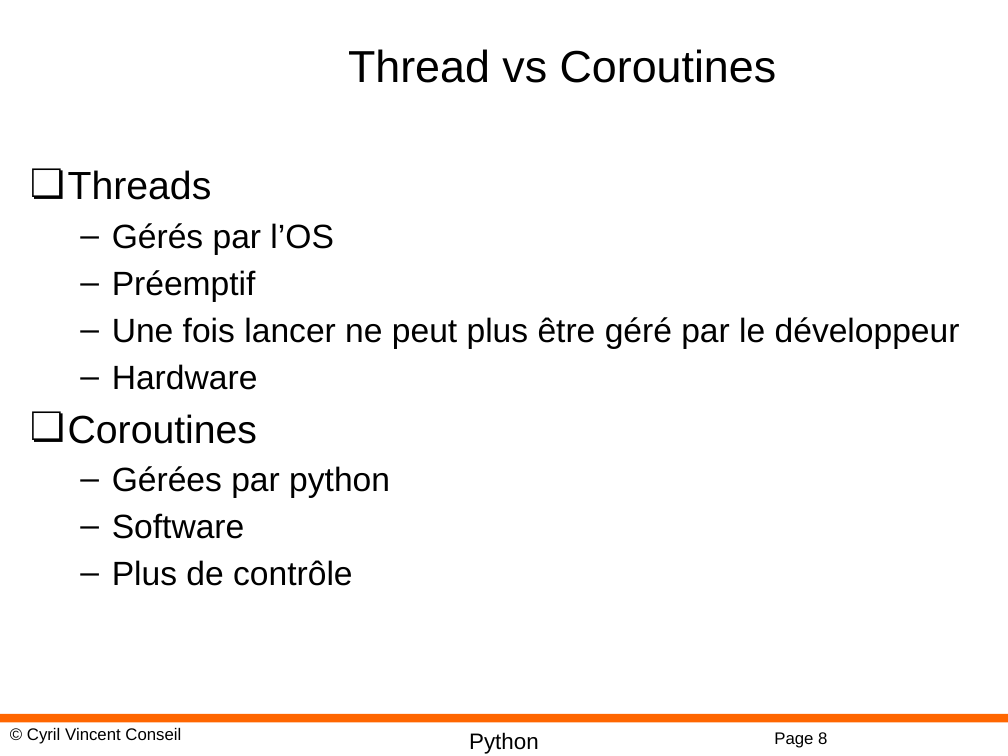
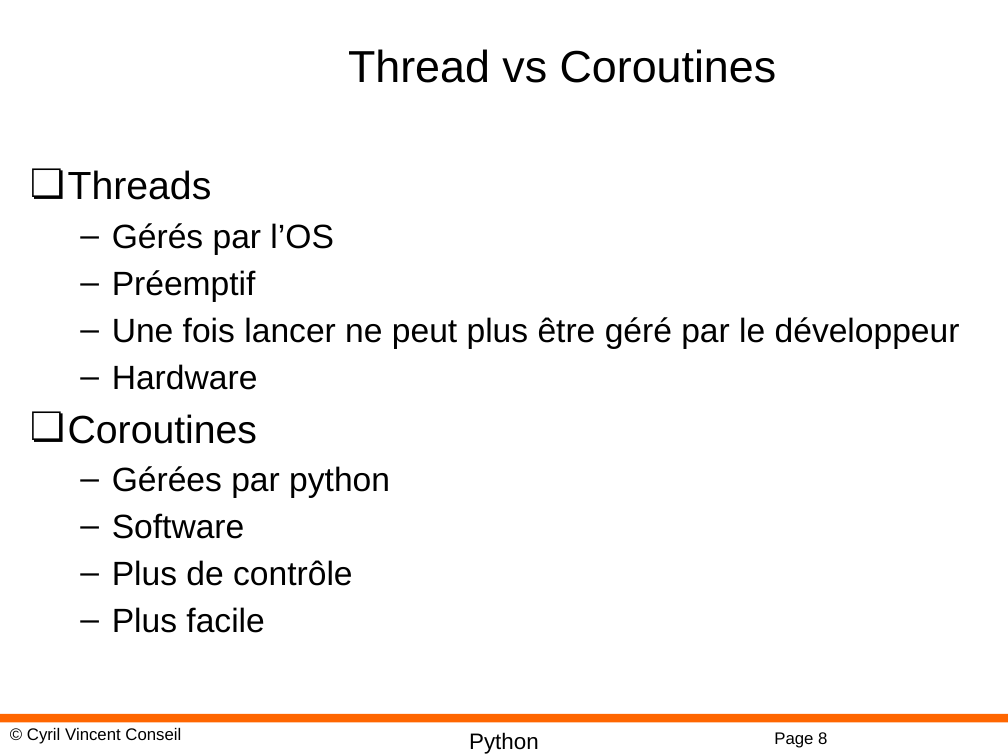
Before and after one commit to cyrilvincent/python, a slide deck: slide 8 of ppt/Python23-Async.pptx. Drawn at 1008x756 pixels with LibreOffice and Linux fonts; fonts in the diff are those of the drawing; background and template pictures are left out. Boxes give left, top, right and bottom in pixels: in the first picture for what was removed or moved away, otherwise in the second. Text is boxed around its words. In the diff, an @@ line names an element or a change of style, - is before the commit and + after.

```diff
--- a/ppt/Python23-Async.pptx
+++ b/ppt/Python23-Async.pptx
@@ text at box(112, 607, 264, 633): paragraph added @@
+  – Plus facile
```
Also in this commit, not shown: 2 other files.
